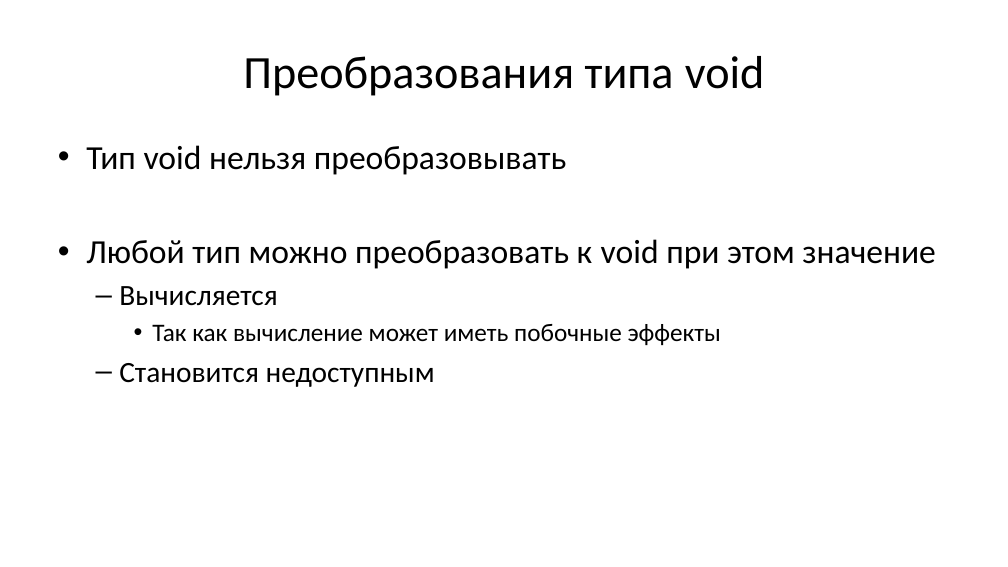
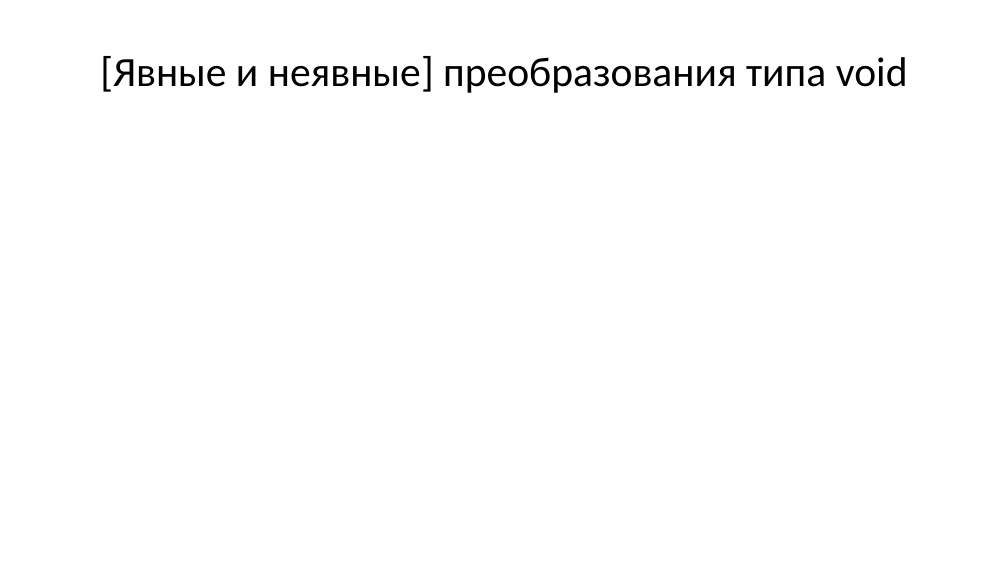
Before and after one commit to Evgueni-Petrov-aka-espetrov/Algorithms-and-Programming-in-C-pptx, a slide deck: slide 57 of 03.75 Преобразования типов.pptx (slide 14 before the commit). Drawn at 1008x567 pixels with LibreOffice and Linux fonts; fonts in the diff are those of the drawing. Boxes give left, top, right and bottom in pixels: in the first picture for what was removed or moved away, otherwise in the second. Text is boxed around its words. In the diff, an @@ line names an element or a change of style, - is before the commit and + after.

```diff
--- a/03.75 Преобразования типов.pptx
+++ b/03.75 Преобразования типов.pptx
@@ title at <box>100,56,908,93</box>: text changed; size 44 to 39.6 pt @@
-Преобразования типа void
+[Явные и неявные] преобразования типа void
@@ text removed at <box>86,145,935,387</box> @@
-• Тип void нельзя преобразовывать
-• Любой тип можно преобразовать к void при этом значение
-  – Вычисляется
-    • Так как вычисление может иметь побочные эффекты
-  – Становится недоступным
```
Also in this commit, not shown: 12 other slides changed, 59 slides added, 2 slides removed.
